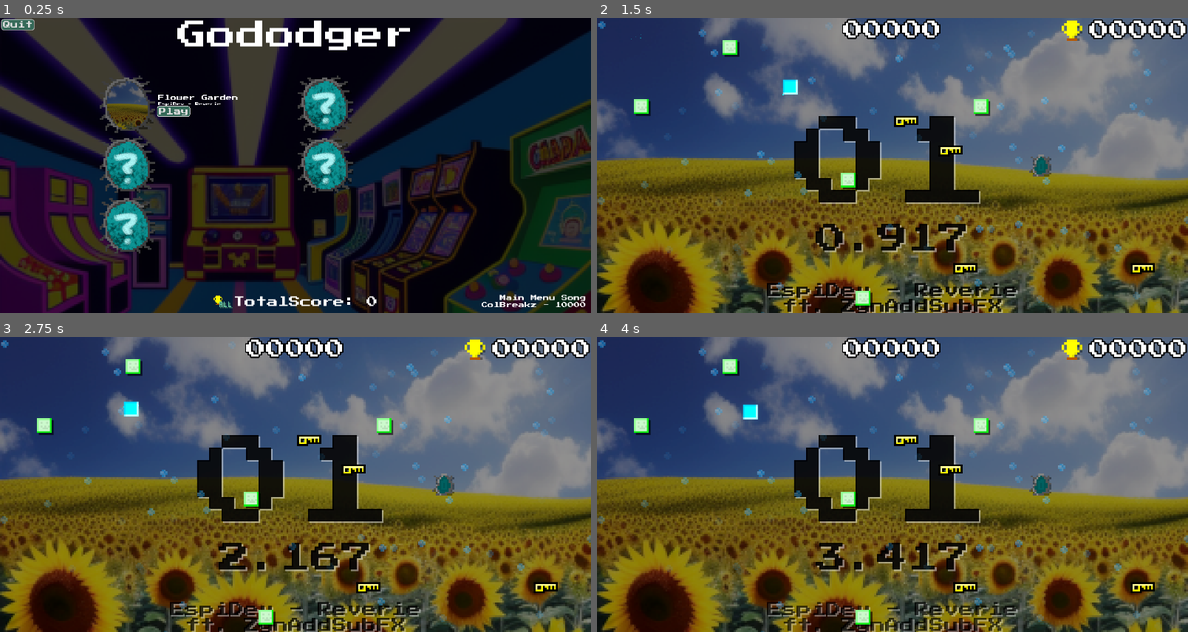
Above: before the commit, frames 1-4 (two rows, left to right).
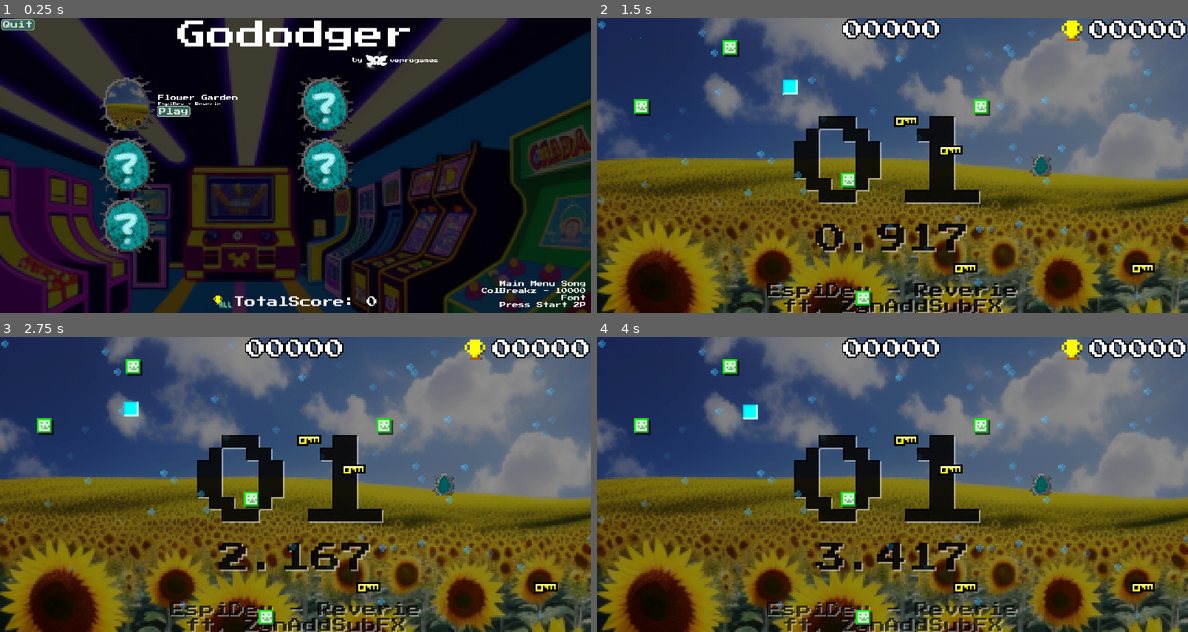
Above: after the commit, the same moments.

Repository: veprogames/gododger
Game: Godot game, scene res://mainmenu/main_menu.tscn
The game is run twice, just before and just after one commit, with the same random seed, the same clock (stepped at 60 frames per second) and the same inputs.
Inputs (mouse positions are in pixels of both pictures, inside the frame that each line leads up to):
- Up to frame 1 (0.25 s): no input
- Up to frame 2 (1.5 s): click "Play" at 0.5 s; move the mouse to (922, 165) at 1.27 s
- Up to frame 3 (2.75 s): move the mouse to (265, 484) at 2.02 s
- Up to frame 4 (4 s): move the mouse to (904, 478) at 2.77 s; move the mouse to (886, 490) at 3.52 s

The runs differ from the first frame. In frame 1, 0.8% of the frame differs, in the area x 59-100%, y 11-98%; in frame 2, 0.4%; in frame 3, 0.4%; in frame 4, 0.4%.

Commit message:
small tweakz

Diff:
--- a/behavior/move/noise_move_behavior.gd
+++ b/behavior/move/noise_move_behavior.gd
@@ -2,15 +2,13 @@
 extends MoveBehavior
 
 var noise := FastNoiseLite.new()
-var rng := RandomNumberGenerator.new()
 
 @onready var speed := get_speed()
 
 # Called when the node enters the scene tree for the first time.
 func _ready() -> void:
-	rng.seed = level
 	noise.frequency = (0.5 + 0.05 * level) * level_instance.difficulty_multiplier ** 0.75
-	noise.seed = rng.randi()
+	noise.seed = randi()
 
 func get_speed() -> float:
 	var mult := 1.0 + 0.05 * clampf(level, 0, 50)
--- a/mainmenu/main_menu.tscn
+++ b/mainmenu/main_menu.tscn
@@ -1,7 +1,8 @@
-[gd_scene load_steps=11 format=3 uid="uid://bocgebmg4lvr2"]
+[gd_scene load_steps=12 format=3 uid="uid://bocgebmg4lvr2"]
 
 [ext_resource type="Script" path="res://mainmenu/main_menu.gd" id="1_lum3s"]
 [ext_resource type="PackedScene" uid="uid://0fqtkl81e2hk" path="res://ui/ui_level.tscn" id="1_ocp4w"]
+[ext_resource type="Texture2D" uid="uid://b6mkc4u2l3ock" path="res://mainmenu/author.png" id="2_b6ahp"]
 [ext_resource type="Resource" uid="uid://csemitroqxfkg" path="res://level/levels/xtrullor22.tres" id="2_i2o40"]
 [ext_resource type="Texture2D" uid="uid://ch1ohqla1qqi8" path="res://ui/highscore_all.png" id="2_qrsys"]
 [ext_resource type="Resource" uid="uid://bbgwqe18xgjta" path="res://level/levels/espireverie.tres" id="3_psaed"]
@@ -30,7 +31,18 @@
 horizontal_alignment = 1
 vertical_alignment = 1
 
-[node name="LabelSong" type="Label" parent="CanvasLayer"]
+[node name="TextureRect" type="TextureRect" parent="CanvasLayer"]
+anchors_preset = 5
+anchor_left = 0.5
+anchor_right = 0.5
+offset_left = 200.0
+offset_top = 108.0
+offset_right = 456.0
+offset_bottom = 172.0
+grow_horizontal = 2
+texture = ExtResource("2_b6ahp")
+
+[node name="LabelCredits" type="Label" parent="CanvasLayer"]
 anchors_preset = 3
 anchor_left = 1.0
 anchor_top = 1.0
@@ -43,7 +55,9 @@
 grow_horizontal = 0
 grow_vertical = 0
 text = "Main Menu Song
-ColBreakz - 10000"
+ColBreakz - 10000
+Font
+Press Start 2P"
 horizontal_alignment = 2
 vertical_alignment = 2
 
@@ -117,6 +131,7 @@
 offset_bottom = 1081.0
 mouse_filter = 2
 texture = ExtResource("8_ncnv8")
+metadata/_edit_lock_ = true
 
 [node name="AudioStreamPlayer" type="AudioStreamPlayer" parent="."]
 stream = ExtResource("10_gy7ud")
Binary file changed: enemy/green.png
Binary file changed: enemy/moon.png
Binary file changed: level/levels/espireverie.png
Binary file added: mainmenu/author.png
Not shown, added: mainmenu/author.png.import
